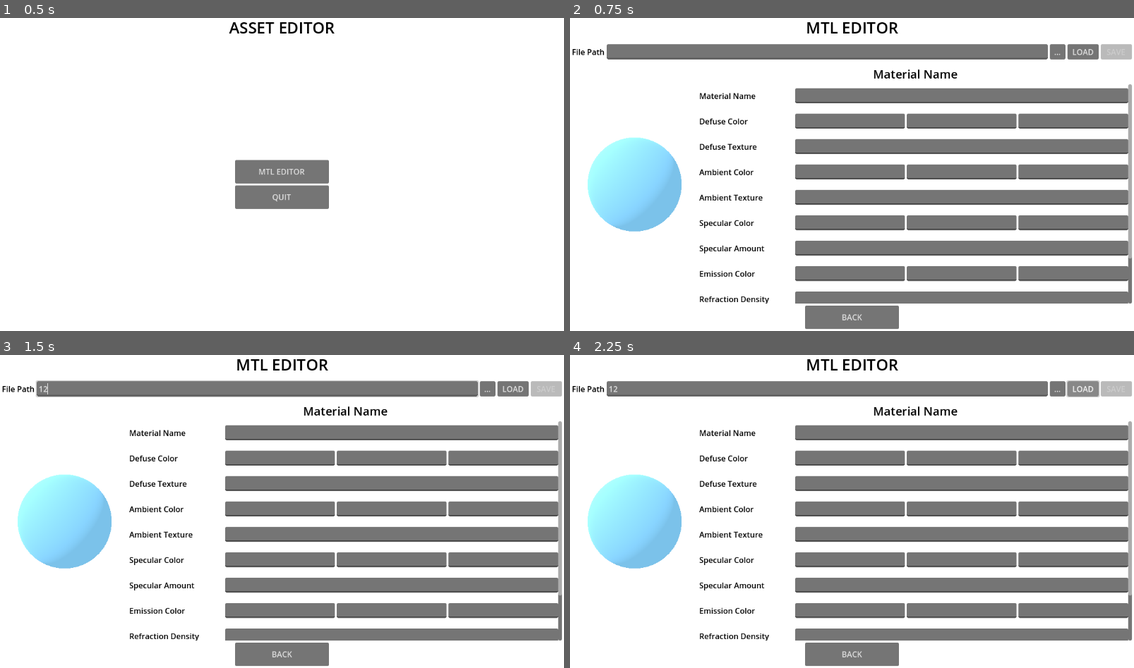
Above: before the commit, frames 1-4 (two rows, left to right).
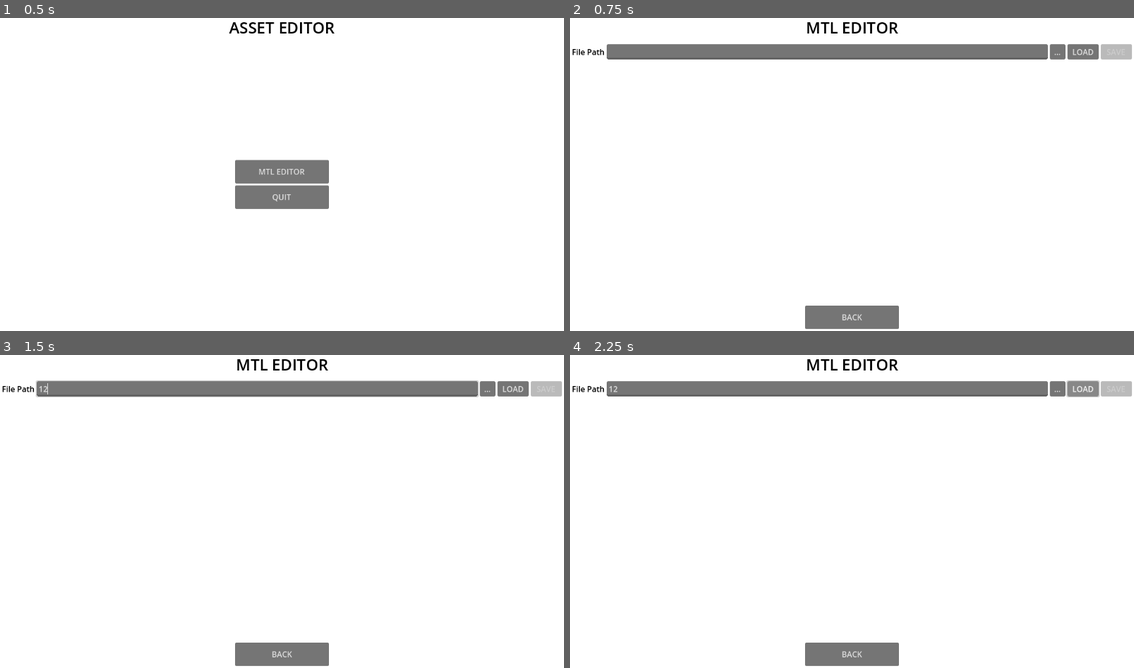
Above: after the commit, the same moments.

Repository: wamiqurrehman093/asset_editor
Game: Godot game, scene res://source/main/main.tscn
The game is run twice, just before and just after one commit, with the same random seed, the same clock (stepped at 60 frames per second) and the same inputs.
Inputs (mouse positions are in pixels of both pictures, inside the frame that each line leads up to):
- Up to frame 1 (0.5 s): no input
- Up to frame 2 (0.75 s): click "MTL EDITOR" at 0.5 s
- Up to frame 3 (1.5 s): click (259, 389) at 1.27 s; type "12" at 1.35 s
- Up to frame 4 (2.25 s): click "LOAD" at 2 s

Frame 1 is identical in both runs. In frame 2, 31% of the frame differs, in the area x 3-100%, y 16-92%; in frame 3, 31%; in frame 4, 31%.
Error before the commit: Cannot call method 'get_as_text' on a null value. (res://source/mtl_editor/mtl_editor.gd:30)
Error after the commit: Cannot call method 'get_as_text' on a null value. (res://source/mtl_editor/mtl_editor.gd:97)

Commit message:
Loading mtl files

Diff:
--- a/source/material_editor/material_editor.gd
+++ b/source/material_editor/material_editor.gd
@@ -24,6 +24,13 @@
 @export var preview_sphere: MeshInstance3D
 
 
+var preview_material: StandardMaterial3D
+
+
+func _ready() -> void:
+	preview_material = preview_sphere.material_override
+
+
 func load_material(material_info: Dictionary):
 	set_material_name(material_info.name)
 	load_defuse_color(material_info.defuse_color)
@@ -47,10 +54,18 @@
 	self.defuse_color_r.text = defuse_color.r
 	self.defuse_color_g.text = defuse_color.g
 	self.defuse_color_b.text = defuse_color.b
+	preview_material.set(
+		"albedo_color",
+		Color(float(defuse_color.r), float(defuse_color.g), float(defuse_color.b))
+	)
 
 
 func load_defuse_texture(defuse_texture: String) -> void:
 	self.defuse_texture.text = defuse_texture
+	if FileAccess.file_exists(defuse_texture):
+		preview_material.set("albedo_texture", load(defuse_texture))
+	else:
+		print("defuse texture file doesn't exist!")
 
 
 func load_ambient_color(ambient_color: Dictionary) -> void:
--- a/source/mtl_editor/mtl_editor.gd
+++ b/source/mtl_editor/mtl_editor.gd
@@ -1,4 +1,7 @@
 class_name MtlEditor extends Control
+
+
+const MATERIAL_EDITOR = preload("res://source/material_editor/material_editor.tscn")
 
 
 @export var path_line_edit: LineEdit
@@ -6,6 +9,41 @@
 @export var load_button: Button
 @export var file_dialog: FileDialog
 @export var back_button: Button
+@export var materials_container: VBoxContainer
+
+
+var material_info: Dictionary = {
+	"name": "",
+	"defuse_color": {
+		"r": "",
+		"g": "",
+		"b": ""
+	},
+	"defuse_texture": "",
+	"ambient_color": {
+		"r": "",
+		"g": "",
+		"b": ""
+	},
+	"ambient_texture": "",
+	"specular_color": {
+		"r": "",
+		"g": "",
+		"b": ""
+	},
+	"specular_amount": "",
+	"emission_color": {
+		"r": "",
+		"g": "",
+		"b": ""
+	},
+	"refraction_density": "",
+	"opacity": "",
+	"illumination": ""
+}
+var material_infos: Array = []
+var material_editors: Array = []
+var material_index: int = -1
 
 
 func _ready() -> void:
@@ -22,9 +60,108 @@
 		for content_line: String in content_lines:
 			if content_line.is_empty() or content_line.begins_with("#"):
 				continue
-			print(content_line)
+			if content_line.begins_with("newmtl "):
+				if material_index >= 0:
+					load_material_info_for_material_editor()
+				create_new_material(content_line.split(" ")[1])
+			load_content_line(content_line)
+		if material_index >= 0:
+			load_material_info_for_material_editor()
+
+
+func load_content_line(content_line: String) -> void:
+	if content_line.begins_with("Kd "):
+		set_defuse_color_in_material_info(content_line)
+	if content_line.begins_with("map_Kd "):
+		set_defuse_texture_in_material_info(content_line)
+	if content_line.begins_with("Ka "):
+		set_ambient_color_in_material_info(content_line)
+	if content_line.begins_with("map_Ka "):
+		set_ambient_texture_in_material_info(content_line)
+	if content_line.begins_with("Ks "):
+		set_specular_color_in_material_info(content_line)
+	if content_line.begins_with("Ns "):
+		set_specular_amount_in_material_info(content_line)
+	if content_line.begins_with("Ke "):
+		set_emission_color_in_material_info(content_line)
+	if content_line.begins_with("Ni "):
+		set_refraction_density_in_material_info(content_line)
+	if content_line.begins_with("d "):
+		set_opacity_in_material_info(content_line)
+	if content_line.begins_with("illum "):
+		set_illumination_in_material_info(content_line)
 
 
 func get_file_content(file_path: String) -> String:
 	var file: FileAccess = FileAccess.open(file_path, FileAccess.READ)
 	return file.get_as_text()
+
+
+func load_material_info_for_material_editor() -> void:
+	material_editors[material_index].load_material(
+		material_infos[material_index]
+	)
+
+
+func create_new_material(material_name: String) -> void:
+	material_index += 1
+	create_new_material_editor()
+	create_new_material_info(material_name)
+
+
+func create_new_material_editor() -> void:
+	material_editors.append(MATERIAL_EDITOR.instantiate())
+	materials_container.add_child(material_editors[material_index])
+
+
+func create_new_material_info(material_name: String) -> void:
+	material_infos.append(material_info.duplicate(true))
+	material_infos[material_index].name = material_name
+
+
+func set_defuse_color_in_material_info(defuse_color_line: String) -> void:
+	material_infos[material_index].defuse_color.r = defuse_color_line.split(" ")[1]
+	material_infos[material_index].defuse_color.g = defuse_color_line.split(" ")[2]
+	material_infos[material_index].defuse_color.b = defuse_color_line.split(" ")[3]
+
+
+func set_defuse_texture_in_material_info(defuse_texture_line: String) -> void:
+	material_infos[material_index].defuse_texture = defuse_texture_line.split("map_Kd ")[1]
+
+
+func set_ambient_color_in_material_info(ambient_color_line: String) -> void:
+	material_infos[material_index].ambient_color.r = ambient_color_line.split(" ")[1]
+	material_infos[material_index].ambient_color.g = ambient_color_line.split(" ")[2]
+	material_infos[material_index].ambient_color.b = ambient_color_line.split(" ")[3]
+
+
+func set_ambient_texture_in_material_info(ambient_texture_line: String) -> void:
+	material_infos[material_index].ambient_texture = ambient_texture_line.split("map_Ka ")[1]
+
+
+func set_specular_color_in_material_info(specular_color_line: String) -> void:
+	material_infos[material_index].specular_color.r = specular_color_line.split(" ")[1]
+	material_infos[material_index].specular_color.g = specular_color_line.split(" ")[2]
+	material_infos[material_index].specular_color.b = specular_color_line.split(" ")[3]
+
+
+func set_specular_amount_in_material_info(specular_amount_line: String) -> void:
+	material_infos[material_index].specular_amount = specular_amount_line.split(" ")[1]
+
+
+func set_emission_color_in_material_info(emission_color_line: String) -> void:
+	material_infos[material_index].emission_color.r = emission_color_line.split(" ")[1]
+	material_infos[material_index].emission_color.g = emission_color_line.split(" ")[2]
+	material_infos[material_index].emission_color.b = emission_color_line.split(" ")[3]
+
+
+func set_refraction_density_in_material_info(refraction_density_line: String) -> void:
+	material_infos[material_index].refraction_density = refraction_density_line.split(" ")[1]
+
+
+func set_opacity_in_material_info(opacity_line: String) -> void:
+	material_infos[material_index].opacity = opacity_line.split(" ")[1]
+
+
+func set_illumination_in_material_info(illumination_line: String) -> void:
+	material_infos[material_index].illumination = illumination_line.split(" ")[1]
--- a/source/mtl_editor/mtl_editor.tscn
+++ b/source/mtl_editor/mtl_editor.tscn
@@ -1,10 +1,9 @@
-[gd_scene load_steps=4 format=3 uid="uid://bq0gmbfvnqoli"]
+[gd_scene load_steps=3 format=3 uid="uid://bq0gmbfvnqoli"]
 
 [ext_resource type="Theme" uid="uid://dys62uqmu2c03" path="res://resource/theme/basic_theme.tres" id="1_gdwxn"]
 [ext_resource type="Script" path="res://source/mtl_editor/mtl_editor.gd" id="2_130ew"]
-[ext_resource type="PackedScene" uid="uid://cmgokd71hvu0f" path="res://source/material_editor/material_editor.tscn" id="3_18kwm"]
 
-[node name="mtl_editor" type="Control" node_paths=PackedStringArray("path_line_edit", "browse_button", "load_button", "file_dialog", "back_button")]
+[node name="mtl_editor" type="Control" node_paths=PackedStringArray("path_line_edit", "browse_button", "load_button", "file_dialog", "back_button", "materials_container")]
 layout_mode = 3
 anchors_preset = 15
 anchor_right = 1.0
@@ -18,6 +17,7 @@
 load_button = NodePath("margin_container/content/file_load_section/load")
 file_dialog = NodePath("margin_container/content/file_load_section/file_dialog")
 back_button = NodePath("margin_container/content/back")
+materials_container = NodePath("margin_container/content/materials_container/materials")
 
 [node name="background" type="ColorRect" parent="."]
 layout_mode = 1
@@ -90,8 +90,10 @@
 layout_mode = 2
 size_flags_vertical = 3
 
-[node name="material_editor" parent="margin_container/content/materials_container" instance=ExtResource("3_18kwm")]
+[node name="materials" type="VBoxContainer" parent="margin_container/content/materials_container"]
 layout_mode = 2
+size_flags_horizontal = 3
+size_flags_vertical = 3
 
 [node name="back" type="Button" parent="margin_container/content"]
 custom_minimum_size = Vector2(192, 48)
